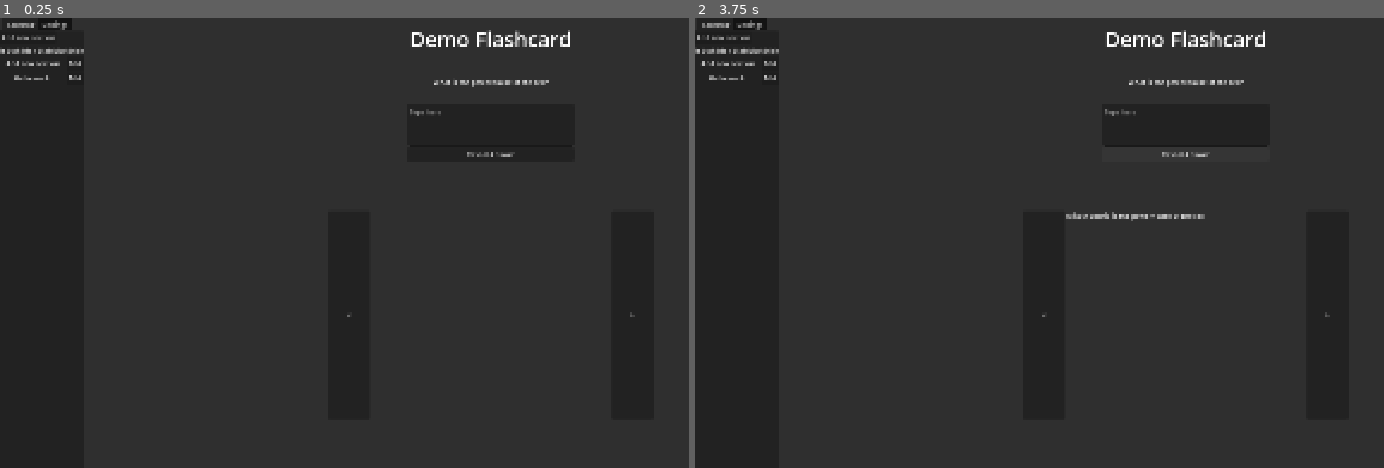
Above: before the commit, frames 1-2 (left to right).
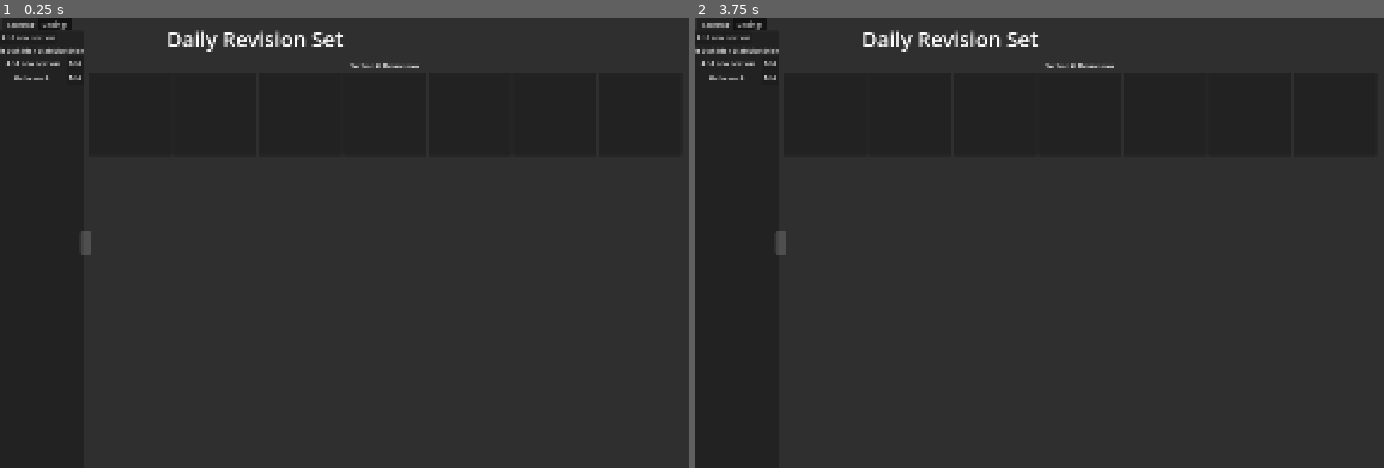
Above: after the commit, the same moments.

Repository: viywolf/Spaced-Repetition-Helper
Game: Godot game, scene res://scenes/main_screen.tscn
Two runs of this game, one before a commit and one after it. Both use one fixed random seed, a clock stepped at 60 frames per second and the inputs below.
Inputs (mouse positions are in pixels of both pictures, inside the frame that each line leads up to):
- Up to frame 1 (0.25 s): no input
- Up to frame 2 (3.75 s): click "Add new section" at 0.5 s; click "Add new section" at 1.25 s; click "Edit" at 2 s; click "Edit" at 2.75 s; click (1184, 153) at 3.5 s, where only the run before the commit has a clickable "Reveal Answer"

The runs differ from the first frame. In frame 1, 1.3% of the frame differs, in the area x 11-92%, y 2-67%; in frame 2, 1.5%.

Commit message:
Dynamic panel columns

Diff:
--- /dev/null
+++ b/globals/settings.gd
@@ -0,0 +1,8 @@
+extends Node
+
+
+var screen_size: Vector2
+
+# Called when the node enters the scene tree for the first time.
+func _ready() -> void:
+	screen_size = get_viewport().get_visible_rect().size
--- a/project.godot
+++ b/project.godot
@@ -18,6 +18,7 @@
 [autoload]
 
 Flashcards="*uid://b2tax3ynhsv7m"
+Settings="*uid://bneb0vkfybfd2"
 
 [display]
 
--- a/scenes/main_screen.tscn
+++ b/scenes/main_screen.tscn
@@ -2,6 +2,8 @@
 
 [ext_resource type="Script" uid="uid://5xca126s1wya" path="res://scripts/flashcard_manager.gd" id="1_7fvvs"]
 [ext_resource type="Script" uid="uid://dedbl14ruchug" path="res://scenes/selector_manager.gd" id="1_kusfh"]
+[ext_resource type="Script" uid="uid://hl45omvsv3tm" path="res://scripts/main_section.gd" id="1_lushf"]
+[ext_resource type="Script" uid="uid://cdn3le7hqbp7n" path="res://scripts/editor_manager.gd" id="3_aum10"]
 
 [node name="MainScreen" type="Control" unique_id=339445641]
 layout_mode = 3
@@ -12,10 +14,12 @@
 [node name="MainSection" type="HSplitContainer" parent="." unique_id=1356632912]
 custom_minimum_size = Vector2(1920, 1080)
 layout_mode = 0
-offset_right = 2144.0
+offset_right = 1920.0
 offset_bottom = 1080.0
 split_offsets = PackedInt32Array(200)
+touch_dragger_enabled = true
 split_offset = 200
+script = ExtResource("1_lushf")
 
 [node name="Management" type="TabContainer" parent="MainSection" unique_id=1025452121]
 custom_minimum_size = Vector2(200, 0)
@@ -64,6 +68,7 @@
 text = "Placeholder"
 
 [node name="FlashcardManager" type="VBoxContainer" parent="MainSection" unique_id=1561580294]
+visible = false
 layout_mode = 2
 size_flags_horizontal = 3
 script = ExtResource("1_7fvvs")
@@ -154,4 +159,64 @@
 layout_mode = 2
 size_flags_vertical = 3
 
+[node name="EditorManager" type="VBoxContainer" parent="MainSection" unique_id=1902498502]
+custom_minimum_size = Vector2(200, 0)
+layout_mode = 2
+script = ExtResource("3_aum10")
+
+[node name="SetLabel" type="RichTextLabel" parent="MainSection/EditorManager" unique_id=410335020]
+custom_minimum_size = Vector2(0, 100)
+custom_maximum_size = Vector2(800, -1)
+layout_mode = 2
+theme_override_font_sizes/normal_font_size = 50
+text = "Daily Revision Set"
+horizontal_alignment = 1
+vertical_alignment = 1
+
+[node name="ScrollContainer" type="ScrollContainer" parent="MainSection/EditorManager" unique_id=542369342]
+custom_minimum_size = Vector2(0, 900)
+layout_mode = 2
+horizontal_scroll_mode = 0
+
+[node name="VBoxContainer" type="VBoxContainer" parent="MainSection/EditorManager/ScrollContainer" unique_id=1619798835]
+layout_mode = 2
+alignment = 1
+
+[node name="Label" type="Label" parent="MainSection/EditorManager/ScrollContainer/VBoxContainer" unique_id=391108744]
+layout_mode = 2
+text = "Section 0: Revise now"
+horizontal_alignment = 1
+
+[node name="GridContainer" type="GridContainer" parent="MainSection/EditorManager/ScrollContainer/VBoxContainer" unique_id=1029069751]
+layout_mode = 2
+columns = 4
+
+[node name="Panel" type="Panel" parent="MainSection/EditorManager/ScrollContainer/VBoxContainer/GridContainer" unique_id=428848229]
+custom_minimum_size = Vector2(200, 200)
+layout_mode = 2
+
+[node name="Panel2" type="Panel" parent="MainSection/EditorManager/ScrollContainer/VBoxContainer/GridContainer" unique_id=2007937336]
+custom_minimum_size = Vector2(200, 200)
+layout_mode = 2
+
+[node name="Panel3" type="Panel" parent="MainSection/EditorManager/ScrollContainer/VBoxContainer/GridContainer" unique_id=1812648504]
+custom_minimum_size = Vector2(200, 200)
+layout_mode = 2
+
+[node name="Panel4" type="Panel" parent="MainSection/EditorManager/ScrollContainer/VBoxContainer/GridContainer" unique_id=1109761678]
+custom_minimum_size = Vector2(200, 200)
+layout_mode = 2
+
+[node name="Panel5" type="Panel" parent="MainSection/EditorManager/ScrollContainer/VBoxContainer/GridContainer" unique_id=1787999722]
+custom_minimum_size = Vector2(200, 200)
+layout_mode = 2
+
+[node name="Panel6" type="Panel" parent="MainSection/EditorManager/ScrollContainer/VBoxContainer/GridContainer" unique_id=2062618672]
+custom_minimum_size = Vector2(200, 200)
+layout_mode = 2
+
+[node name="Panel7" type="Panel" parent="MainSection/EditorManager/ScrollContainer/VBoxContainer/GridContainer" unique_id=2008146086]
+custom_minimum_size = Vector2(200, 200)
+layout_mode = 2
+
 [connection signal="pressed" from="MainSection/FlashcardManager/SubmitButton/RevealButton" to="MainSection/FlashcardManager" method="_on_reveal_button_pressed"]
--- /dev/null
+++ b/scripts/editor_manager.gd
@@ -0,0 +1,23 @@
+extends VBoxContainer
+
+const PANEL_SIZE: int = 200
+
+@onready var grid_container = $ScrollContainer/VBoxContainer/GridContainer
+
+# Called when the node enters the scene tree for the first time.
+func _ready() -> void:
+	pass # Replace with function body.
+
+
+# Called every frame. 'delta' is the elapsed time since the previous frame.
+func _process(delta: float) -> void:
+	if (PANEL_SIZE * grid_container.columns < self.size.x
+			and PANEL_SIZE * grid_container.columns > self.size.x - PANEL_SIZE):
+		pass # Good size
+	elif PANEL_SIZE * grid_container.columns > self.size.x:
+		# Needs less columns
+		if grid_container.columns > 1:
+			grid_container.columns -= 1
+	elif PANEL_SIZE * grid_container.columns + 1 < self.size.x:
+		# Needs more columns
+		grid_container.columns += 1
--- /dev/null
+++ b/scripts/main_section.gd
@@ -0,0 +1,11 @@
+extends HSplitContainer
+
+
+# Called when the node enters the scene tree for the first time.
+func _ready() -> void:
+	pass # Replace with function body.
+
+
+# Called every frame. 'delta' is the elapsed time since the previous frame.
+func _process(delta: float) -> void:
+	pass
Not shown, added: globals/settings.gd.uid
Not shown, added: scripts/editor_manager.gd.uid
Not shown, added: scripts/main_section.gd.uid
